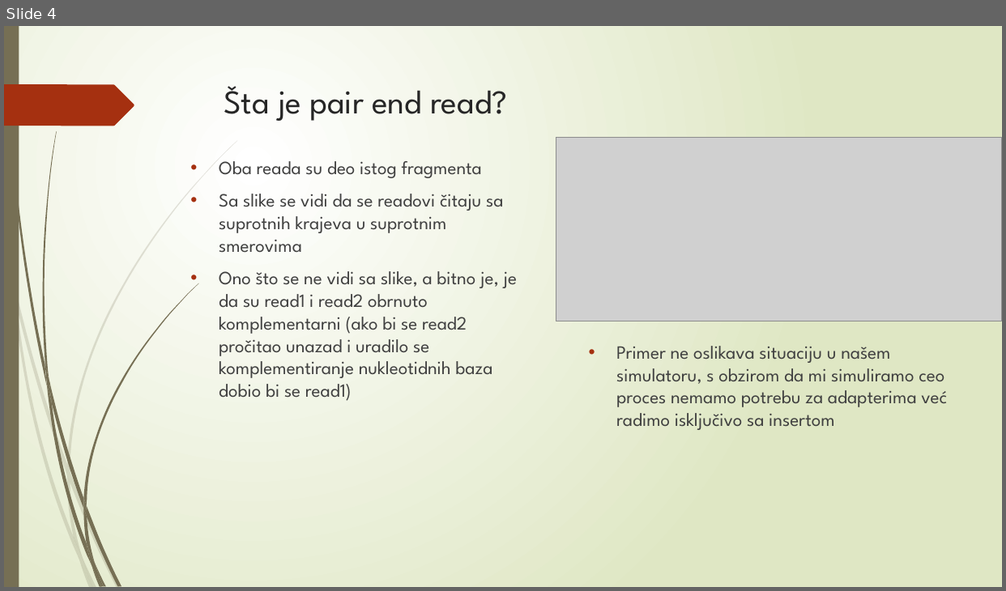
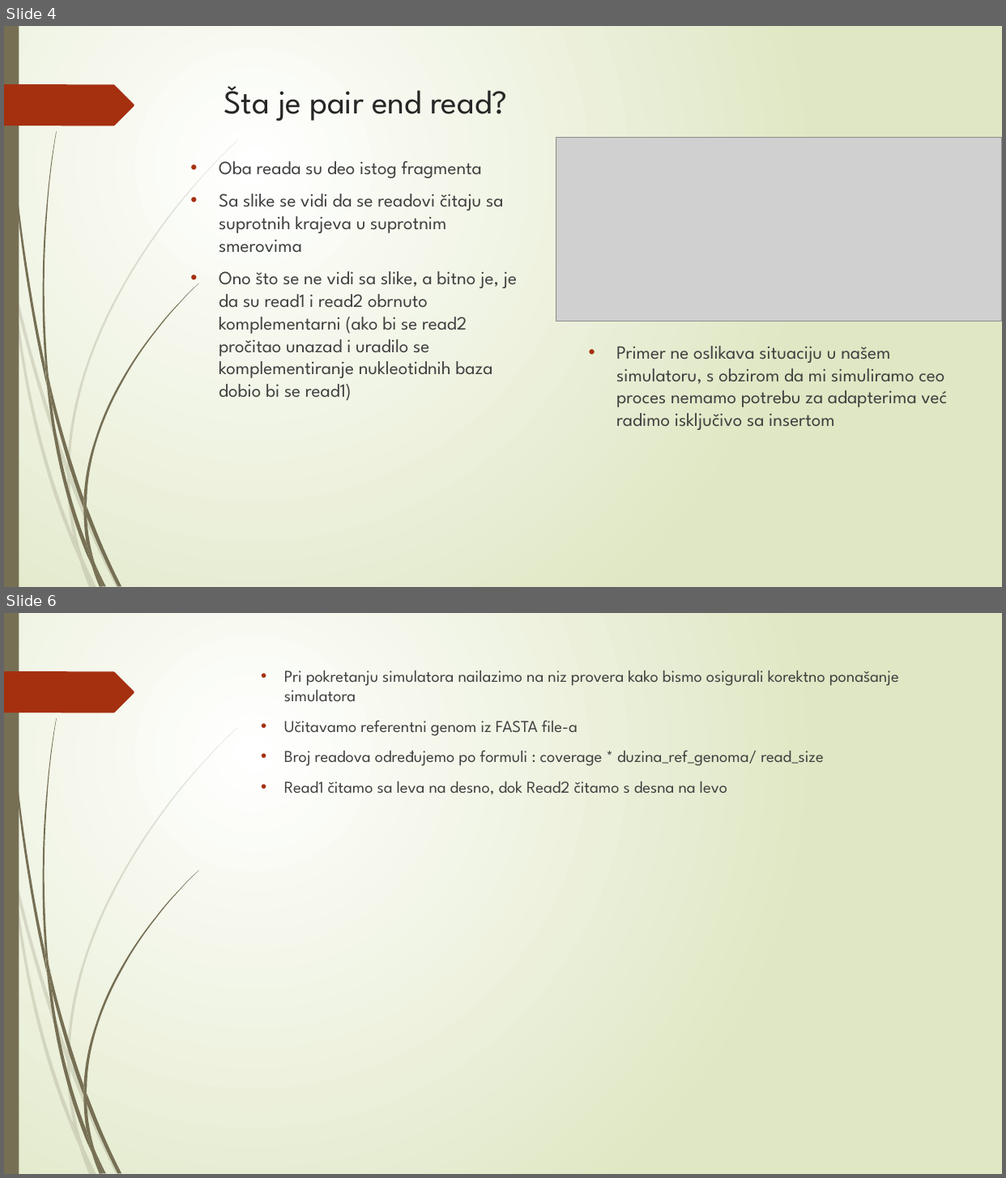
Before and after one commit to Fenrir996/IluminaPairEndReadSimulator, a slide deck: IluminaPairEndReadSimulator presentation.pptx. Shown one above the other, each under a label of ours: slide 4 before the commit, slides 4 and 6 after it; the slides between them are not shown. The pictures are 1006x591 and 1006x1178 pixels, drawn with LibreOffice and Linux fonts; fonts in the diff are those of the drawing; grey boxes stand for pictures. Boxes give left, top, right and bottom in pixels: in the first picture for what was removed or moved away, otherwise in the second. Text is boxed around its words. In the diff, an @@ line names an element or a change of style, - is before the commit and + after.

```diff
--- a/IluminaPairEndReadSimulator presentation.pptx
+++ b/IluminaPairEndReadSimulator presentation.pptx
@@ slide 6 added at <box>4,613,1002,1174</box>, background gradient #FFFFFF to #DFE8C4; not listed: 24 template elements that a slide beside it also shows @@
@@ text added at <box>284,671,899,795</box>, 16 pt, text #404040 @@
+  • Pri pokretanju simulatora nailazimo na niz provera kako bismo osigurali korektno ponašanje simulatora
+  • Učitavamo referentni genom iz FASTA file-a
+  • Broj readova određujemo po formuli : coverage * duzina_ref_genoma/ read_size
+  • Read1 čitamo sa leva na desno, dok Read2 čitamo s desna na levo
```
Also in this commit, not shown: 1 other slide added, 2 slides removed, 1 other file.
